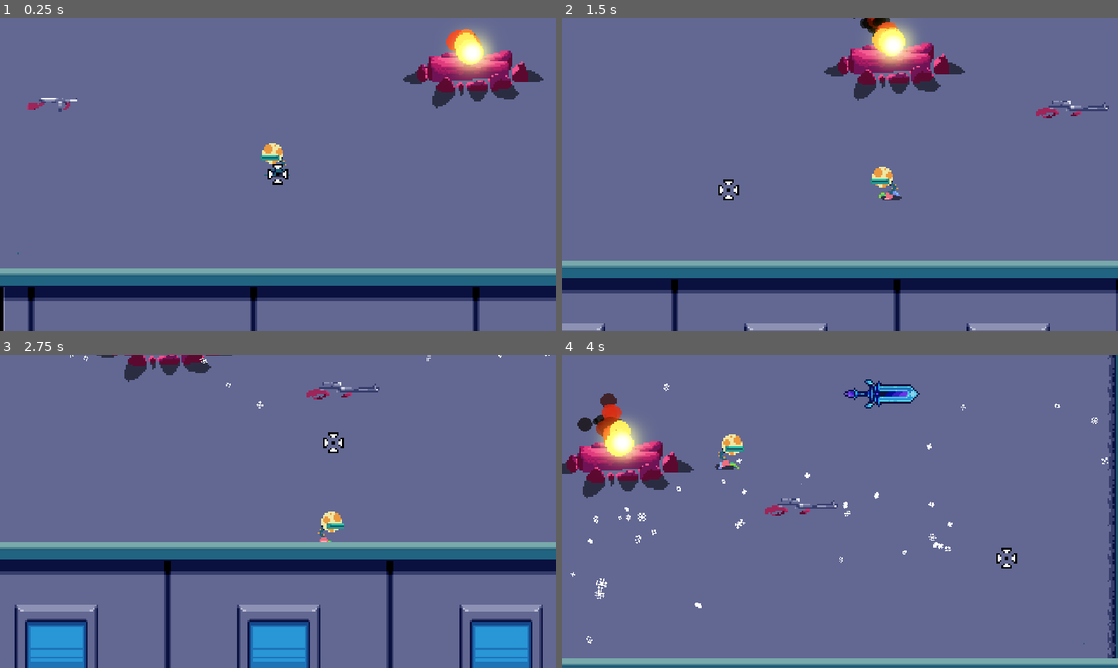
Above: before the commit, frames 1-4 (two rows, left to right).
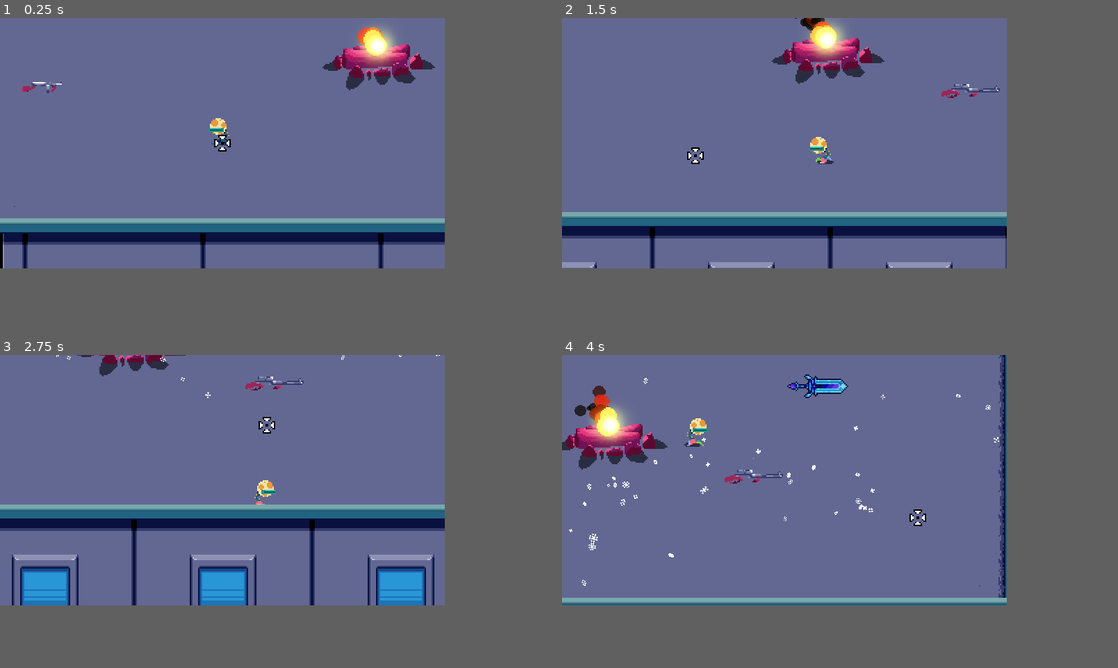
Above: after the commit, the same moments.

Repository: gisotra/protoroguelike
Game: Godot game, scene res://scenes/levels/lobby_room.tscn
Same seed, same stepped clock (60 frames per second), same inputs: the game is played once before the commit and once after it.
Inputs (mouse positions are in pixels of both pictures, inside the frame that each line leads up to):
- Up to frame 1 (0.25 s): no input
- Up to frame 2 (1.5 s): move the mouse to (962, 158) at 0.52 s; hold D (move_right) 0.53-1.28 s; right-click (962, 158) at 0.6 s; move the mouse to (728, 190) at 1.27 s; hold S (move_down) from 1.28 s (still down); click (728, 190) at 1.35 s
- Up to frame 3 (2.75 s): move the mouse to (333, 442) at 2.02 s; release S (move_down) at 2.03 s; hold D (move_right) from 2.03 s (still down); hold E (interact) from 2.03 s (still down)
- Up to frame 4 (4 s): move the mouse to (812, 574) at 2.77 s; release D (move_right) at 2.78 s; release E (interact) at 2.78 s; hold W (move_up) 2.78-3.53 s; tap Space (switch_weapons) at 2.85 s; move the mouse to (1006, 558) at 3.52 s; hold A (move_left) from 3.53 s (still down); right-click (1006, 558) at 3.6 s
In our replay, the window is 800x450 before the commit and 640x360 after it. These sizes can differ from the game's own. Grey fills any space a smaller window leaves; there, only what the larger window draws over its background counts as a difference.

The runs differ from the first frame. In frame 1, 24% of the frame differs, in the area x 0-100%, y 2-100%; in frame 2, 24%; in frame 3, 30%, in the area x 0-100%, y 0-100%; in frame 4, 14%.

Commit message:
spring lerp sword swing

Diff:
--- a/project.godot
+++ b/project.godot
@@ -25,8 +25,8 @@
 window/size/viewport_width=640
 window/size/viewport_height=360
 window/size/resizable=false
-window/size/window_width_override=1920
-window/size/window_height_override=1080
+window/size/window_width_override=640
+window/size/window_height_override=360
 window/stretch/mode="canvas_items"
 window/stretch/aspect="expand"
 window/stretch/scale_mode="integer"
--- a/scenes/weapons/swords/night_veil.tscn
+++ b/scenes/weapons/swords/night_veil.tscn
@@ -12,6 +12,8 @@
 swordData = ExtResource("2_d4xpm")
 editor_anchor_pos = Vector2(0, -3)
 sprite_desired_offset = Vector2(30, 0)
+wrist_strength = 0.5
+lightness = 0.15
 on_floor = true
 
 [node name="Sprite2D" parent="." index="0"]
--- a/scenes/weapons/swords/scripts/sword.gd
+++ b/scenes/weapons/swords/scripts/sword.gd
@@ -13,14 +13,24 @@
 @export var editor_anchor_pos: Vector2
 @export var sprite_desired_offset: Vector2
 
+## Frescura que eu fiz pra arma apontar pro mouse com spring-lerp
+@export_group("Sword Swing")
+## a força necessária pra fazer a arma deslocar de ângulo
+@export var wrist_strength: float
+## o quão leve aquela espada é. Se o valor for pequeno, ela é pesada, se for alto, ela é leve
+@export var lightness: float
 # Sword-Related
 @onready var sword_sprite: Sprite2D = $Sprite2D
 @onready var animation_player: AnimationPlayer = $AnimationPlayer
 @onready var interaction_component: InteractionComponent = $InteractionComponent
 
+
+
 # Addons
 @onready var camera: Camera2D = get_tree().get_first_node_in_group("Camera") #node global
 @onready var player: CharacterBody2D = get_tree().get_first_node_in_group("Player")
+
+var velocidade = 0.0
 
 func _ready() -> void:
 	_setup_sword()
@@ -58,14 +68,27 @@
 #  Weapon Class Overrided Methods
 
 func _manage_pos():
-	look_at(get_global_mouse_position())
+	# eu pego ONDE é o meu alvo de direção
+	var target_angle = (get_global_mouse_position() - global_position).angle()
 
-	# apenas inverte a sprite
-	rotation_degrees = wrap(rotation_degrees, 0, 360)
-	if rotation_degrees > 90 and rotation_degrees < 270:
+	# pego a direção entre o meu ângulo atual pra onde eu quero ir
+	var angle_diff = angle_difference(rotation, target_angle)
+
+	# a velocidade de pegada a cada frame é calculada pela minha diferença de ângulos * a força do pulso,
+	# isso foi usado porque eu queria atingir um efeito de mola, que tem como conceito principal a
+	# dificuldade em atingir a velocidade suficiente pra chegar no ponto desejado, acelerar, e PASSAR RETO
+	# pelo ponto desejado, e ter que recuar pra atingir o objetivo
+	var desired_angular_speed = angle_diff * wrist_strength
+
+
+	velocidade = lerp(velocidade, desired_angular_speed, lightness)
+	rotation += velocidade
+
+	if abs(rotation) > PI / 2:
 		scale.y = -1
 	else:
 		scale.y = 1
+
 
 #Override
 func _transition_to_handled():
--- a/scenes/weapons/swords/sword.tscn
+++ b/scenes/weapons/swords/sword.tscn
@@ -9,8 +9,8 @@
 
 [node name="Sword" type="Node2D"]
 script = ExtResource("1_26wvk")
-editor_anchor_pos = null
-sprite_desired_offset = null
+wrist_strength = null
+lightness = null
 
 [node name="Sprite2D" type="Sprite2D" parent="."]
 
